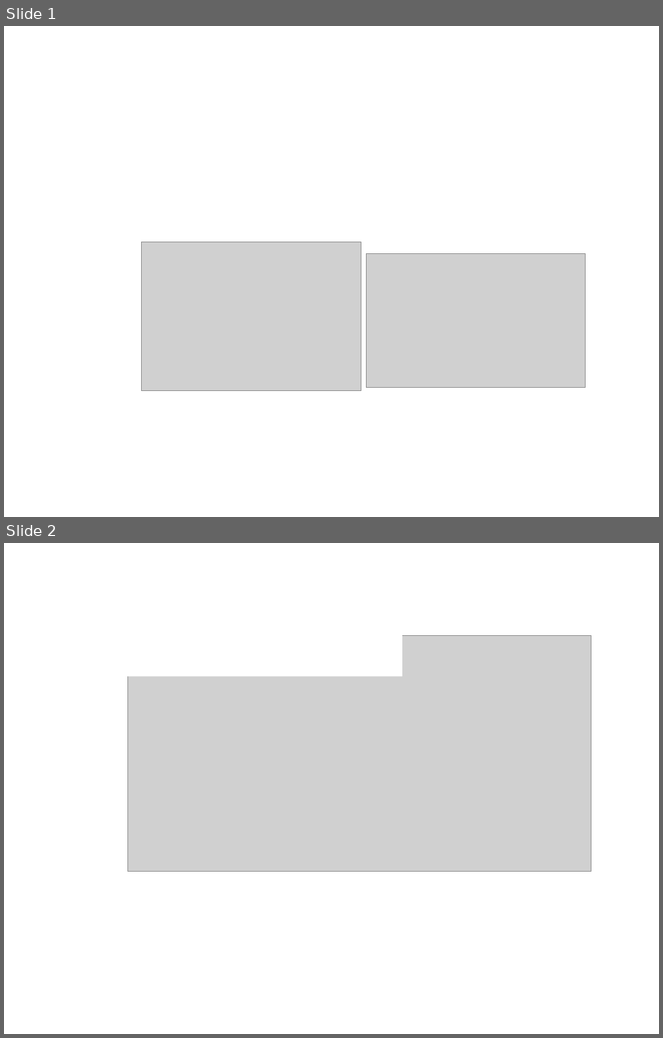
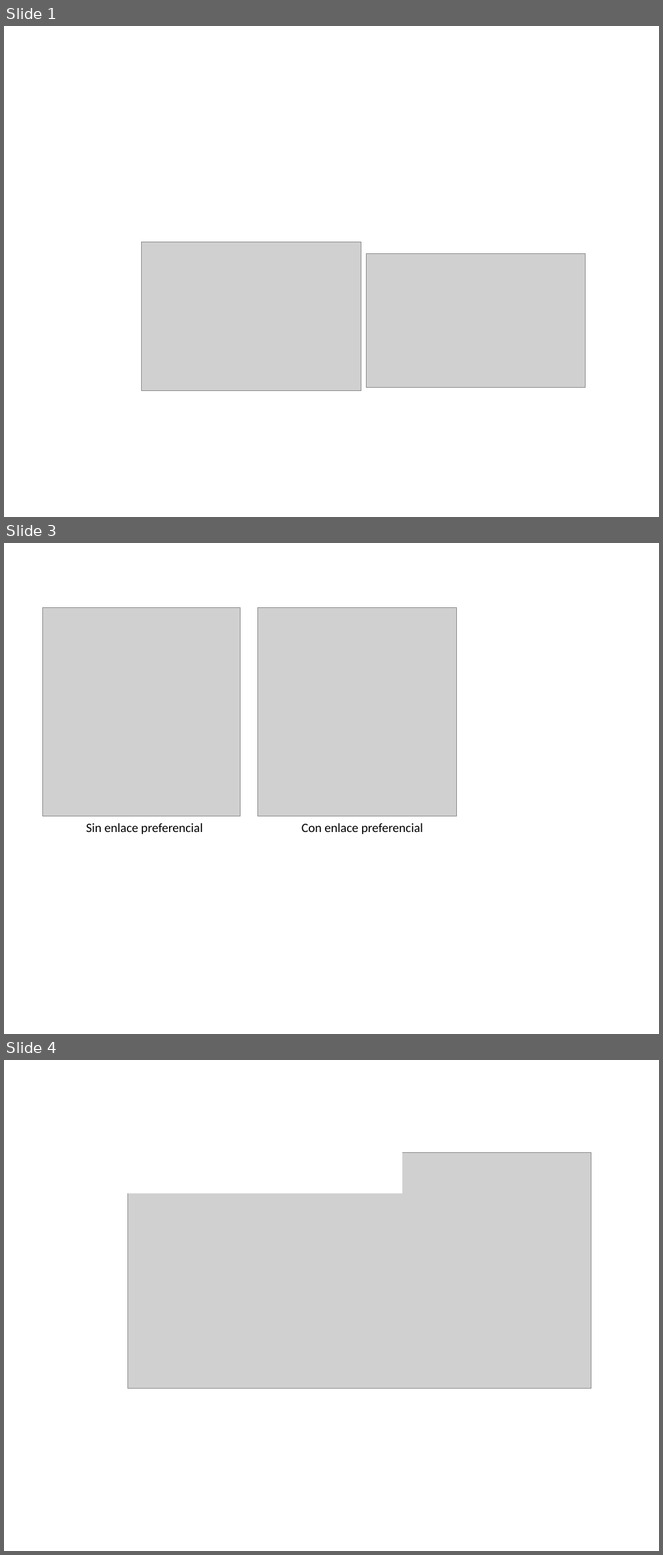
Before and after one commit to GuilleUCM/SOC, a slide deck: images/paraEsquemasYFiguras.pptx. Shown one above the other, each under a label of ours: slides 1 and 2 before the commit, slides 1, 3 and 4 after it; the slides between them are not shown. The pictures are 663x1038 and 663x1555 pixels, drawn with LibreOffice and Linux fonts; fonts in the diff are those of the drawing; grey boxes stand for pictures. Boxes give left, top, right and bottom in pixels: in the first picture for what was removed or moved away, otherwise in the second. Text is boxed around its words. In the diff, an @@ line names an element or a change of style, - is before the commit and + after.

```diff
--- a/images/paraEsquemasYFiguras.pptx
+++ b/images/paraEsquemasYFiguras.pptx
@@ slide 3 added at (x1=4, y1=543, x2=659, y2=1034), background #FFFFFF @@
@@ picture added at (x1=42, y1=608, x2=241, y2=817) @@
@@ picture added at (x1=258, y1=608, x2=457, y2=817) @@
@@ text added at (x1=86, y1=823, x2=203, y2=834), 14 pt, text #000000 @@
+Sin enlace preferencial
@@ text added at (x1=302, y1=823, x2=423, y2=834), 14 pt, text #000000 @@
+Con enlace preferencial
@@ what was slide 2 is now slide 4 @@
```
Also in this commit, not shown: 1 other slide added, 5 other files.
